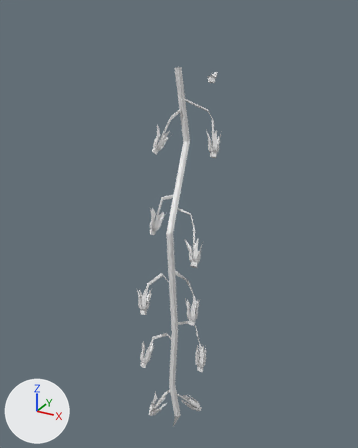
Before and after pictures for a commit that changed the OBJ model meshes/env/plants/v5_rachis1.obj.
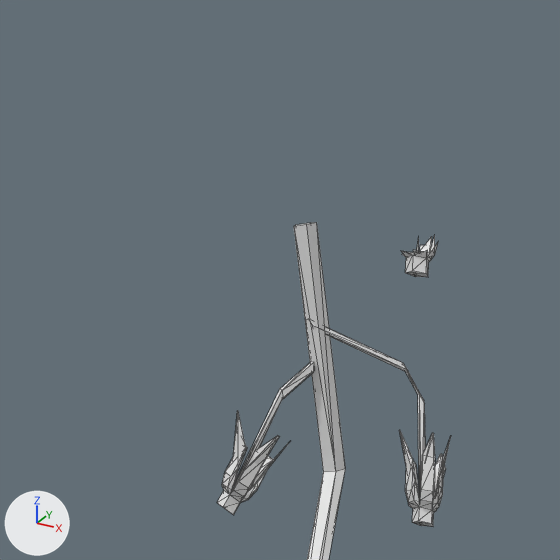
Old and new are each drawn whole from a 50 mm camera at (0.1555, -0.2396, 0.041) aimed at (0.0153, 0.0152, -0.0864) and again close up on the part from 24% to 71% of the width and 0% to 38% of the height. The lights are fixed; the arrows at lower left show +X, +Y and +Z. The first two pictures are the older version. The close-ups show mesh edges as thin lines. Where no turn or scale is listed for an object, it has been applied to the vertices. Vertices at exactly the same position are counted once.

The first close-up shows 'v5_rachis1'.
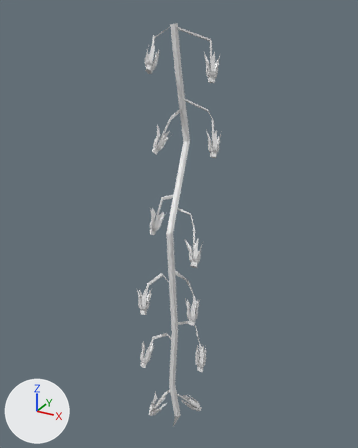
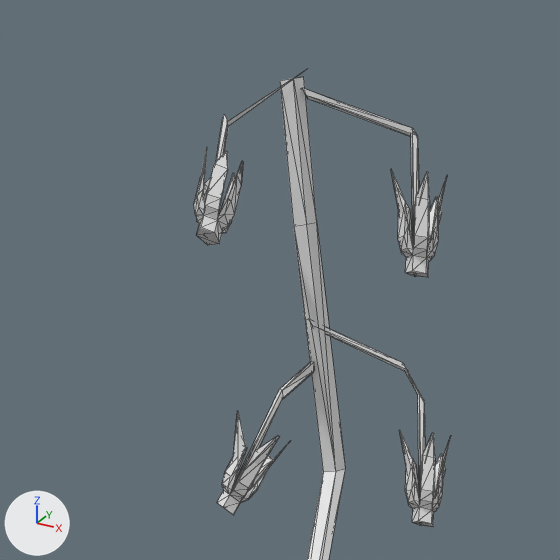
What differs and where, as boxes (x1, y1, x2, y2) in the close-ups (560 x 560 px):
```json
{"object": "v5_rachis1", "change": "reshaped", "before": [217, 222, 451, 560], "after": [194, 72, 451, 560]}
{"part": 1, "of": "me_v5_rachis1", "change": "added", "after": [194, 72, 302, 245]}
{"part": 2, "of": "me_v5_rachis1", "change": "added", "after": [280, 77, 447, 255]}
```

The change, as JSON lines over the scene's bpy script:
```json
{"block": "me_v5_rachis1", "where": "# used by ob_v5_rachis1; location = (0.0, 0.0, 0.0)"}
{"op": "remove", "block": "me_v5_rachis1", "code": "me_v5_rachis1.from_pydata(...)  # 1079 vertices, 2052 faces; spans x -0.005..0.046, y -0.024..0.043, z -0.238..0.008"}
{"op": "add", "block": "me_v5_rachis1", "code": "me_v5_rachis1.from_pydata(...)  # 1233 vertices, 2366 faces; spans x -0.007..0.046, y -0.024..0.043, z -0.238..0.033"}
{"block": "me_v5_rachis1", "change": "me_v5_rachis1 part 1: a new loose piece of 91 vertices spanning x -0.007..0.009, y 0.006..0.027, z 0.006..0.033"}
{"block": "me_v5_rachis1", "change": "me_v5_rachis1 part 2"}
{"block": "me_v5_rachis1", "change": "63 vertices are added at x 0.003..0.035, y 0.021..0.036, z 0.005..0.032"}
{"block": "me_v5_rachis1", "change": "140 new faces join them"}
```
